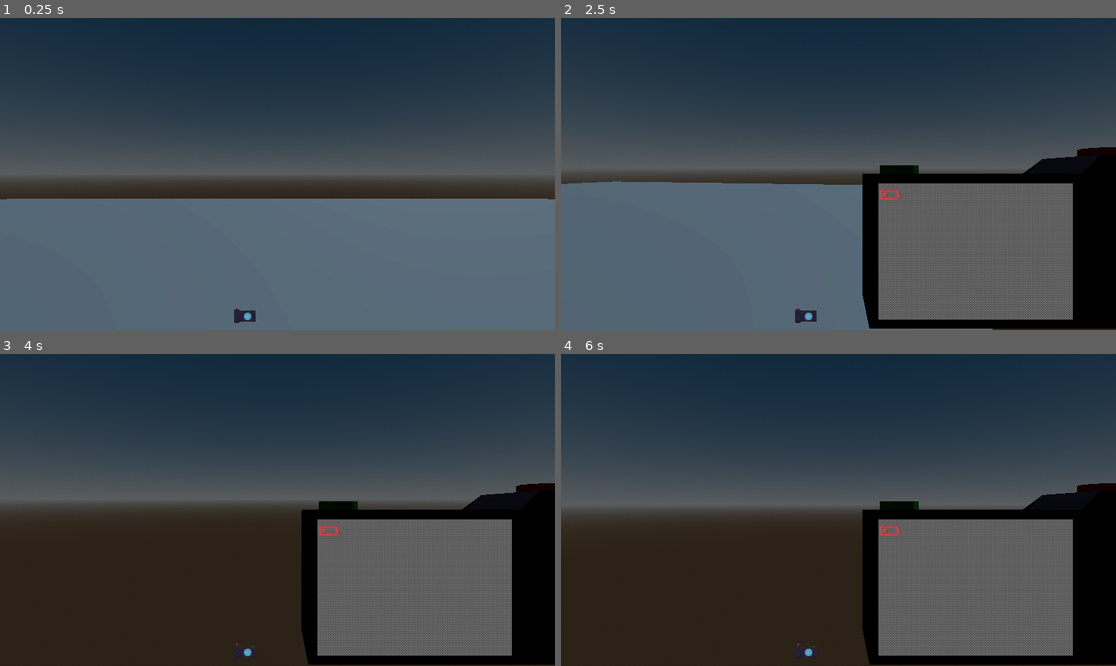
Above: before the commit, frames 1-4 (two rows, left to right).
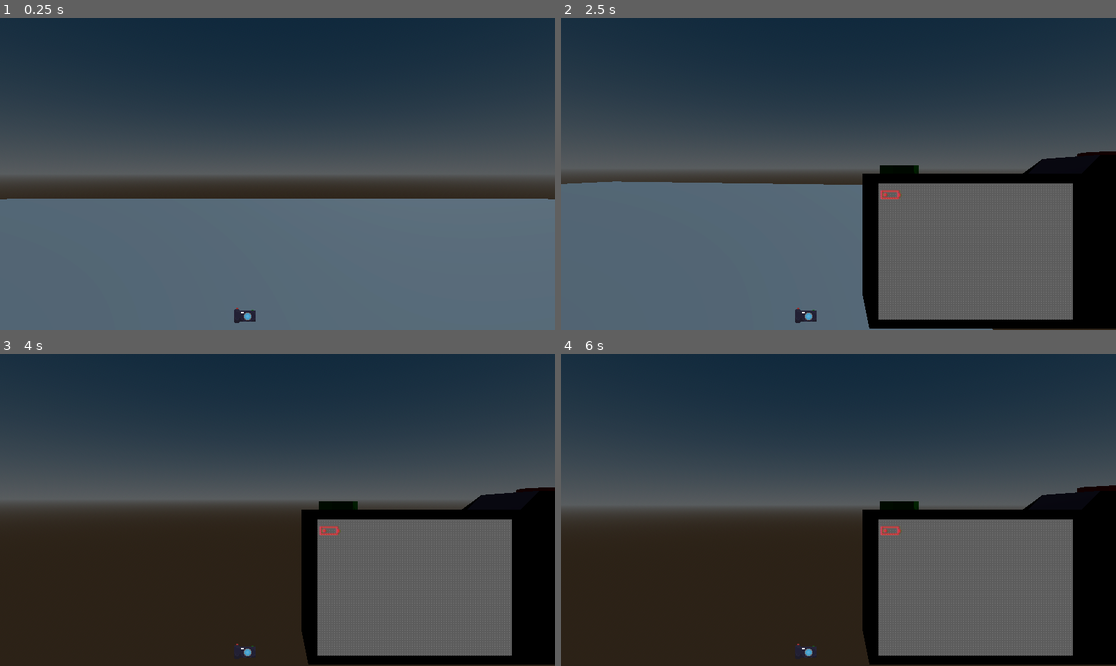
Above: after the commit, the same moments.

Repository: NullDrfrnc/spooky-gamejam-ghosthunting-game
Game: Godot game, scene res://main.tscn
Two runs of this game, one before a commit and one after it. Both use one fixed random seed, a clock stepped at 60 frames per second and the inputs below.
Inputs (mouse positions are in pixels of both pictures, inside the frame that each line leads up to):
- Up to frame 1 (0.25 s): no input
- Up to frame 2 (2.5 s): tap Enter at 0.5 s; move the mouse to (960, 158) at 0.52 s; hold D (mv_right) 0.53-1.28 s; click (960, 158) at 0.6 s; move the mouse to (810, 174) at 1.27 s; hold S (mv_backward) 1.28-2.03 s; tap Mouse wheel down (inv_held_next) at 1.35 s; click (810, 174) at 1.55 s; move the mouse to (849, 167) at 2.02 s; hold D (mv_right) from 2.03 s (still down); hold Mouse wheel up (inv_held_prev) from 2.03 s (still down); click (849, 167) at 2.3 s
- Up to frame 3 (4 s): move the mouse to (271, 516) at 2.77 s; release Mouse wheel up (inv_held_prev) at 2.78 s; click (271, 516) at 2.85 s; move the mouse to (316, 513) at 3.52 s; release D (mv_right) at 3.53 s; hold A (mv_left) from 3.53 s (still down); hold Ctrl (mv_crouch) from 3.53 s (still down); click (316, 513) at 3.8 s
- Up to frame 4 (6 s): move the mouse to (794, 506) at 4.27 s; release Ctrl (mv_crouch) at 4.28 s; tap W (mv_foreward) at 4.35 s; click (794, 506) at 4.55 s; move the mouse to (844, 510) at 5.02 s; release A (mv_left) at 5.03 s; hold S (mv_backward) 5.03-5.78 s; hold Shift (mv_sprint) 5.03-5.78 s; click (844, 510) at 5.3 s; move the mouse to (816, 503) at 5.77 s; hold D (mv_right) from 5.78 s (still down); click (816, 503) at 5.85 s

The runs differ from the first frame. In frame 1, less than 0.1% of the frame differs, in the area x 43-44%, y 94-95%; in frame 2, less than 0.1%, in the area x 43-100%, y 41-95%; in frame 3, less than 0.1%; in frame 4, less than 0.1%.
Error after the commit: Cannot call method 'save_png' on a null value. (res://scripts/objects/taken_image.gd:25)

Commit message:
Het schijnt dat ik iets verkloot heb, neem deze squash

Diff:
--- a/scenes/entity/player/player.tscn
+++ b/scenes/entity/player/player.tscn
@@ -36,9 +36,9 @@
 anchor_top = 1.0
 anchor_right = 0.5
 anchor_bottom = 1.0
-offset_left = -20.0
-offset_top = -40.0
-offset_right = 20.0
+offset_left = -100.0
+offset_top = -64.0
+offset_right = 100.0
 grow_horizontal = 2
 grow_vertical = 0
 alignment = 1
--- a/scenes/items/camera.tscn
+++ b/scenes/items/camera.tscn
@@ -5,9 +5,6 @@
 [ext_resource type="Texture2D" uid="uid://bmamfmgu6221h" path="res://assets/items/camera/camera_item.png" id="2_vd6iq"]
 [ext_resource type="Shader" uid="uid://cejp2n3xty3n3" path="res://shaders/items/camera/camera_item.gdshader" id="3_xrn0c"]
 [ext_resource type="Texture2D" uid="uid://c245sp7mmadb0" path="res://assets/items/camera/camera_battery_empty.png" id="4_n1rje"]
-
-[sub_resource type="ConvexPolygonShape3D" id="ConvexPolygonShape3D_n1rje"]
-points = PackedVector3Array(0, 0, 0, -7.5, -5.775, -15, 7.5, 5.775, -15, -7.5, 5.775, -15, 7.5, -5.775, -15)
 
 [sub_resource type="ShaderMaterial" id="ShaderMaterial_vd6iq"]
 shader = ExtResource("3_xrn0c")
@@ -22,6 +19,9 @@
 
 [sub_resource type="ViewportTexture" id="ViewportTexture_v8t7c"]
 viewport_path = NodePath("ShaderCamera")
+
+[sub_resource type="ConvexPolygonShape3D" id="ConvexPolygonShape3D_n1rje"]
+points = PackedVector3Array(0, 0, 0, -7.5, -5.775, -15, 7.5, 5.775, -15, -7.5, 5.775, -15, 7.5, -5.775, -15)
 
 [node name="Camera" type="Node3D" unique_id=109823311]
 script = ExtResource("1_o7axi")
@@ -48,11 +48,6 @@
 offset_bottom = 40.0
 texture = ExtResource("4_n1rje")
 
-[node name="Area3D" type="Area3D" parent="MainCamera/ItemCamera" unique_id=260245514]
-
-[node name="CollisionShape3D" type="CollisionShape3D" parent="MainCamera/ItemCamera/Area3D" unique_id=1649184704]
-shape = SubResource("ConvexPolygonShape3D_n1rje")
-
 [node name="ShaderCamera" type="SubViewport" parent="." unique_id=1411370472]
 size = Vector2i(320, 240)
 
@@ -71,4 +66,15 @@
 transform = Transform3D(1, 0, 0, 0, 1, 0, 0, 0, 1, -0.16, 0.25, -0.35)
 remote_path = NodePath("../MainCamera/ItemCamera")
 
+[node name="Area3D" type="Area3D" parent="RemoteTransform3D" unique_id=260245514]
+
+[node name="CollisionShape3D" type="CollisionShape3D" parent="RemoteTransform3D/Area3D" unique_id=1649184704]
+shape = SubResource("ConvexPolygonShape3D_n1rje")
+
+[node name="Flash" type="SpotLight3D" parent="." unique_id=1561515638]
+transform = Transform3D(1, 0, 0, 0, 1, 0, 0, 0, 1, 0.1, 0.4, -0.1324903)
+light_energy = 0.0
+spot_range = 25.1
+spot_angle = 51.616524
+
 [editable path="blockbench_export"]
--- a/scripts/items/camera.gd
+++ b/scripts/items/camera.gd
@@ -1,10 +1,15 @@
 extends Item
 class_name Camera
+
 const CAMERA = preload("uid://b78hjh8211k6i")
 
 @onready var shader_camera: SubViewport = $ShaderCamera
 @onready var item_camera: Camera3D = $MainCamera/ItemCamera
-@onready var area_3d: Area3D = $MainCamera/ItemCamera/Area3D
+@onready var area_3d: Area3D = $RemoteTransform3D/Area3D
+@onready var animation_player: AnimationPlayer = $blockbench_export/AnimationPlayer
+@onready var flash: SpotLight3D = $Flash
+
+var taken_images: Array[TakenImage] = [];
 
 func init(hand: Node3D) -> Item:
 	var instance = CAMERA.instantiate()
@@ -12,28 +17,27 @@
 	return instance  # geef de in-tree instance terug
 
 func use() -> void:
+	animation_player.play("shoot")
+	await get_tree().create_timer(0.2).timeout
+	_flash()
 	var photographed = self.get_goals_in_objects(item_camera)
 
-	print("Op de foto: ", photographed)
+	await get_tree().process_frame
+	var tyfus = TakenImage.create_image(photographed, shader_camera.get_texture().get_image())
+	taken_images.append(tyfus)
+	print("points: ", tyfus.total_points, ", objects: " , tyfus.objects_in_image)
+	tyfus.save_image()
 
-	await get_tree().process_frame
-	var image = shader_camera.get_texture().get_image()
-
-	var picture_dir = OS.get_system_dir(OS.SYSTEM_DIR_PICTURES)
-	var spooky_dir = picture_dir.path_join("spooky")
-
-	DirAccess.make_dir_recursive_absolute(spooky_dir)
-
-	var filename = spooky_dir.path_join("photo_%d.png" % Time.get_unix_time_from_system())
-	image.save_png(filename);
+func _flash() -> void:
+	flash.light_energy = 17.5;
+	await get_tree().create_timer(0.1).timeout
+	flash.light_energy = 0.0
 
 func get_goals_in_objects(cam: Camera3D) -> Array[PhotographableObject]:
 	var results: Array[PhotographableObject] = []
 
 	var in_vision = area_3d.get_overlapping_bodies();
 
-	print(in_vision)
-
 	for obj in in_vision:
 		if obj.is_in_group(Groups.photographable):
 			results.append(obj)
--- /dev/null
+++ b/scripts/objects/taken_image.gd
@@ -0,0 +1,25 @@
+extends Node
+class_name TakenImage
+
+var objects_in_image: Array[PhotographableObject] = []
+var total_points: float = 0
+var image: Image
+
+static func create_image(objects: Array[PhotographableObject], img: Image) -> TakenImage:
+	var taken_image = TakenImage.new()
+
+	for obj in objects:
+		taken_image.total_points += obj.points
+		taken_image.objects_in_image.append(obj)
+		taken_image.image = img
+
+	return taken_image
+
+func save_image() -> void:
+	var picture_dir = OS.get_system_dir(OS.SYSTEM_DIR_PICTURES)
+	var spooky_dir = picture_dir.path_join("spooky")
+
+	DirAccess.make_dir_recursive_absolute(spooky_dir)
+
+	var filename = spooky_dir.path_join("photo_%d.png" % Time.get_unix_time_from_system())
+	image.save_png(filename);
Not shown, changed: assets/items/camera/Camera.gltf
Binary file changed: assets/items/camera/Camera_0.png
Binary file changed: assets/items/camera/camera_item.png
Not shown, added: scripts/objects/taken_image.gd.uid
